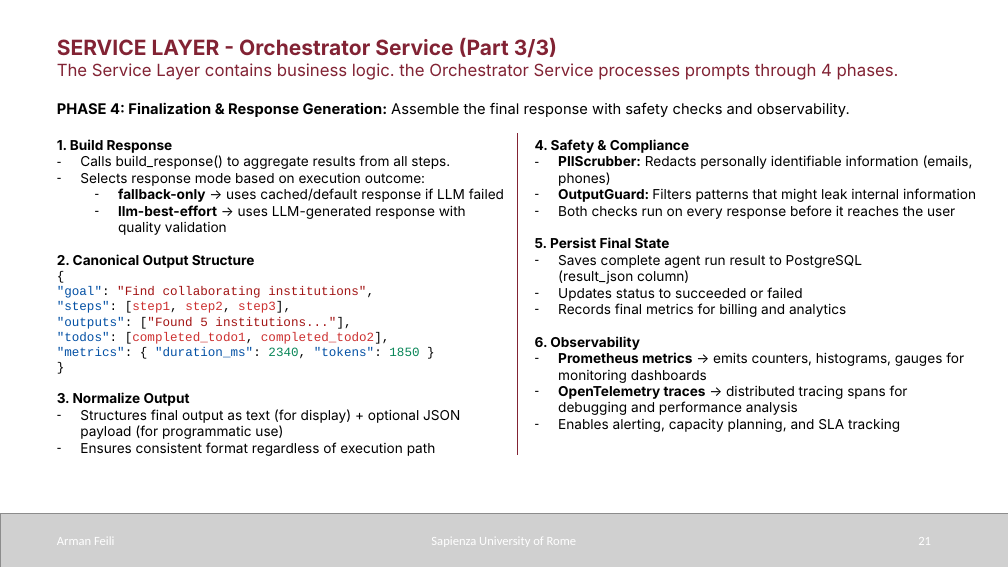
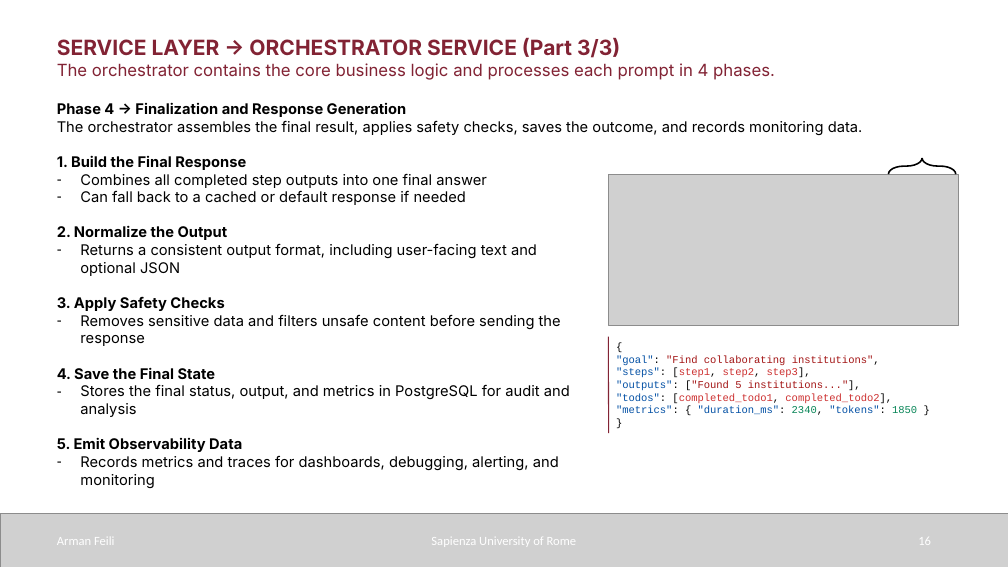
Before and after one commit to armanfeili/sapienza-msc-thesis-cineca-agentic-platform, a slide deck: slide 16 of thesis/sapthesis/Presentation/Presentation.pptx (slide 21 before the commit). Drawn at 1008x567 pixels with LibreOffice and Linux fonts; fonts in the diff are those of the drawing; grey boxes stand for pictures. Boxes give left, top, right and bottom in pixels: in the first picture for what was removed or moved away, otherwise in the second. Text is boxed around its words. In the diff, an @@ line names an element or a change of style, - is before the commit and + after.

```diff
--- a/thesis/sapthesis/Presentation/Presentation.pptx
+++ b/thesis/sapthesis/Presentation/Presentation.pptx
@@ text at [57, 37, 775, 80]: text changed @@
-SERVICE LAYER - Orchestrator Service (Part 3/3)
-The Service Layer contains business logic. the Orchestrator Service processes prompts through 4 phases.
+SERVICE LAYER → ORCHESTRATOR SERVICE (Part 3/3)
+The orchestrator contains the core business logic and processes each prompt in 4 phases.
@@ text removed at [57, 102, 850, 117] @@
-PHASE 4: Finalization & Response Generation: Assemble the final response with safety checks and observability.
@@ text added at [57, 102, 863, 488], 14 pt, text #000000 @@
+Phase 4 → Finalization and Response Generation
+The orchestrator assembles the final result, applies safety checks, saves the outcome, and records monitoring data.
+1. Build the Final Response
+– Combines all completed step outputs into one final answer
+– Can fall back to a cached or default response if needed
+2. Normalize the Output
+– Returns a consistent output format, including user-facing text and
+  optional JSON
+3. Apply Safety Checks
+– Removes sensitive data and filters unsafe content before sending the
+  response
+4. Save the Final State
+– Stores the final status, output, and metrics in PostgreSQL for audit and
+  analysis
+5. Emit Observability Data
+– Records metrics and traces for dashboards, debugging, alerting, and
+  monitoring
@@ text removed at [57, 139, 504, 456] @@
-1. Build Response
-– Calls build_response() to aggregate results from all steps.
-– Selects response mode based on execution outcome:
-  – fallback-only → uses cached/default response if LLM failed
-  – llm-best-effort → uses LLM-generated response with quality validation
-2. Canonical Output Structure
-{
-"goal": "Find collaborating institutions",
-"steps": [step1, step2, step3],
-"outputs": ["Found 5 institutions..."],
-"todos": [completed_todo1, completed_todo2],
-"metrics": { "duration_ms": 2340, "tokens": 1850 }
-}
-3. Normalize Output
-– Structures final output as text (for display) + optional JSON payload (for programmatic use)
-– Ensures consistent format regardless of execution path
@@ line removed from (517, 133) to (517, 455) @@
@@ text removed at [535, 139, 976, 432] @@
-4. Safety & Compliance
-– PIIScrubber: Redacts personally identifiable information (emails, phones)
-– OutputGuard: Filters patterns that might leak internal information
-– Both checks run on every response before it reaches the user
-5. Persist Final State
-– Saves complete agent run result to PostgreSQL (result_json column)
-– Updates status to succeeded or failed
-– Records final metrics for billing and analytics
-6. Observability
-– Prometheus metrics → emits counters, histograms, gauges for monitoring dashboards
-– OpenTelemetry traces → distributed tracing spans for debugging and performance analysis
-– Enables alerting, capacity planning, and SLA tracking
@@ picture added at [609, 175, 959, 325] @@
@@ left brace added at [889, 158, 956, 174], outline #000000 1.5 pt @@
@@ line added from (609, 337) to (609, 433), #822334 1 pt @@
@@ text added at [616, 356, 917, 415], 10 pt, text #0451A5 @@
+{
+"goal": "Find collaborating institutions",
+"steps": [step1, step2, step3],
+"outputs": ["Found 5 institutions..."],
+"todos": [completed_todo1, completed_todo2],
+"metrics": { "duration_ms": 2340, "tokens": 1850 }
+}
@@ page number at [918, 538, 931, 545]: text changed @@
-21
+16
```
Also in this commit, not shown: 12 other slides changed, 11 slides added, 30 slides removed, 16 other files.
